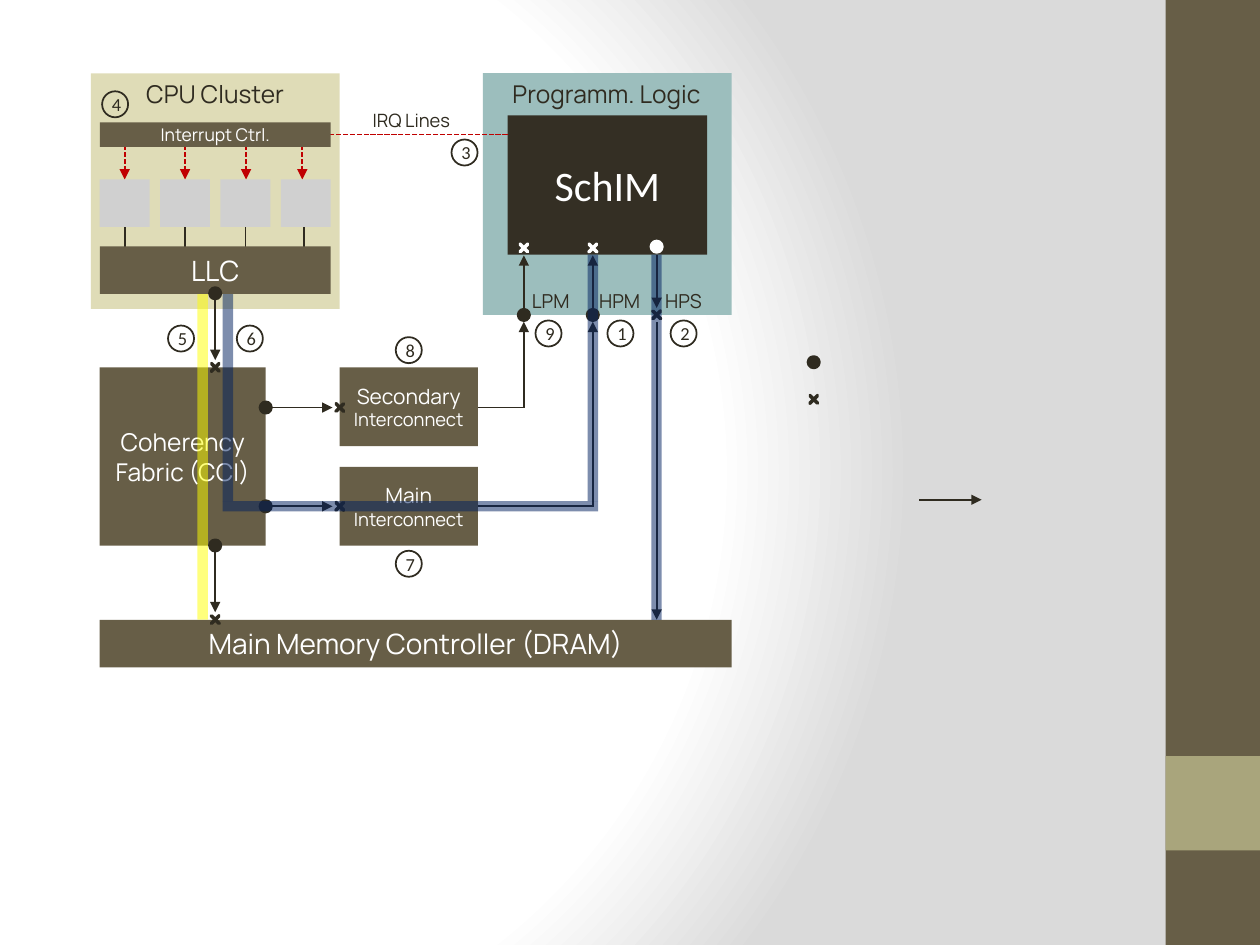
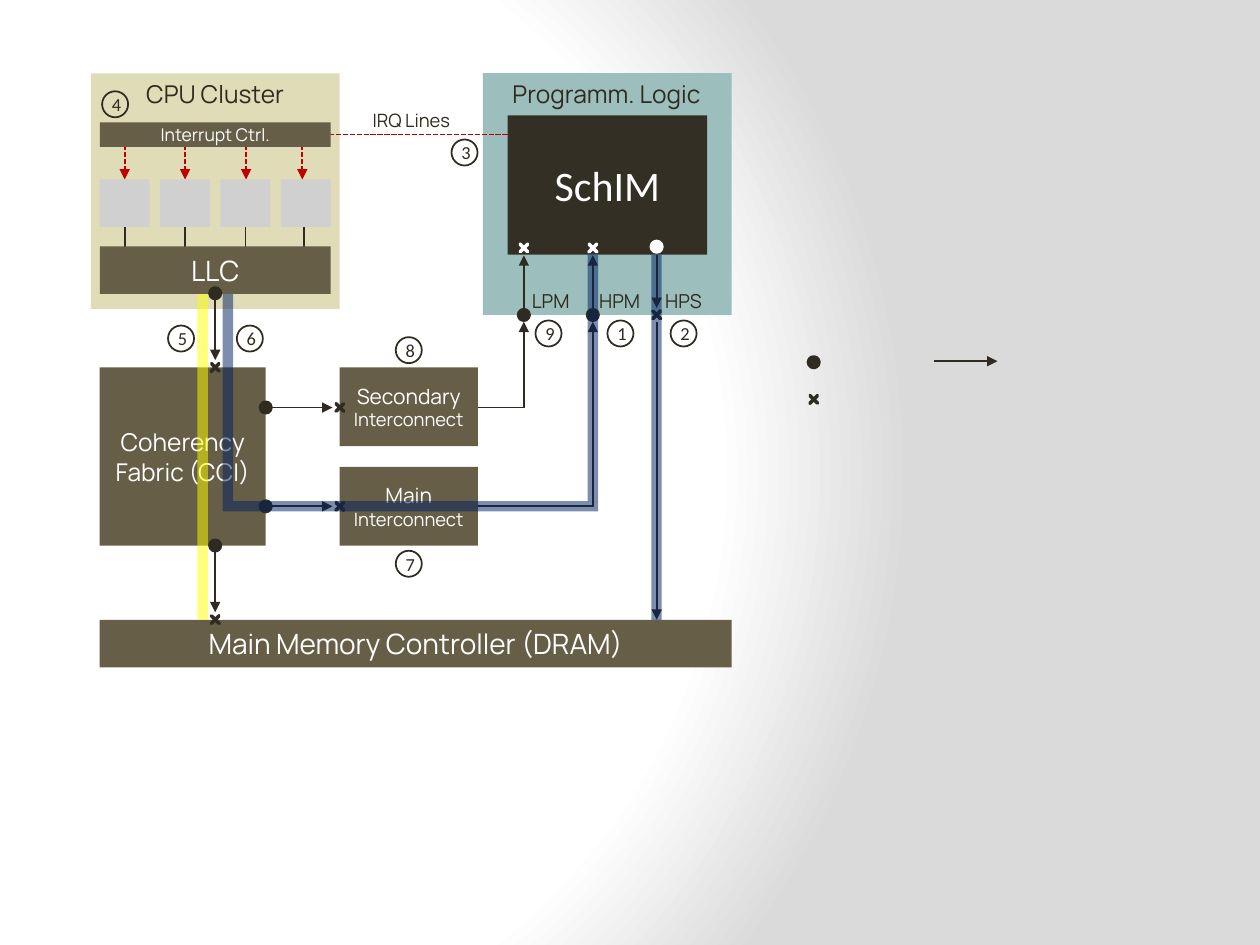
Before and after one commit to denishoornaert/MemorEDF, a slide deck: slide 1 of tex/images/vect_figs.pptx. Drawn at 1260x945 pixels with LibreOffice and Linux fonts; fonts in the diff are those of the drawing; grey boxes stand for pictures. Boxes give left, top, right and bottom in pixels: in the first picture for what was removed or moved away, otherwise in the second. Text is boxed around its words. In the diff, an @@ line names an element or a change of style, - is before the commit and + after.

```diff
--- a/tex/images/vect_figs.pptx
+++ b/tex/images/vect_figs.pptx
@@ rectangle removed at <box>1166,0,1260,945</box> @@
@@ arrow moved from (982, 500) - (919, 500) to (998, 362) - (935, 362) @@
@@ rectangle removed at <box>1166,756,1260,850</box> @@
```
Also in this commit, not shown: 1 slide added, 2 other files.
